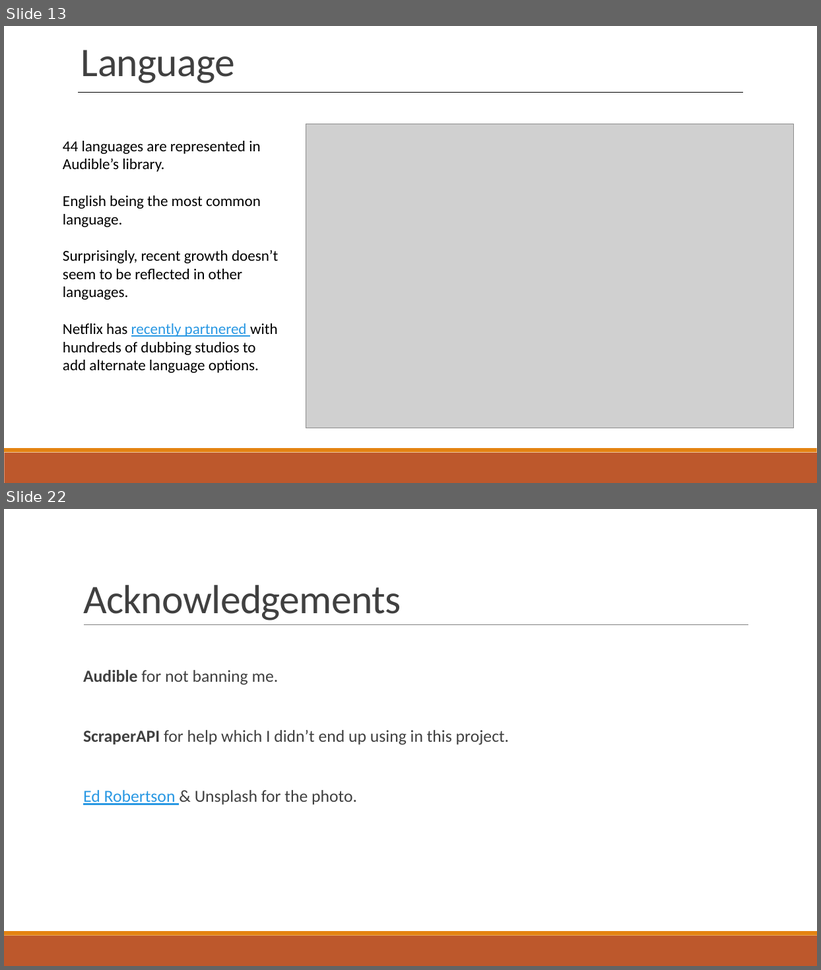
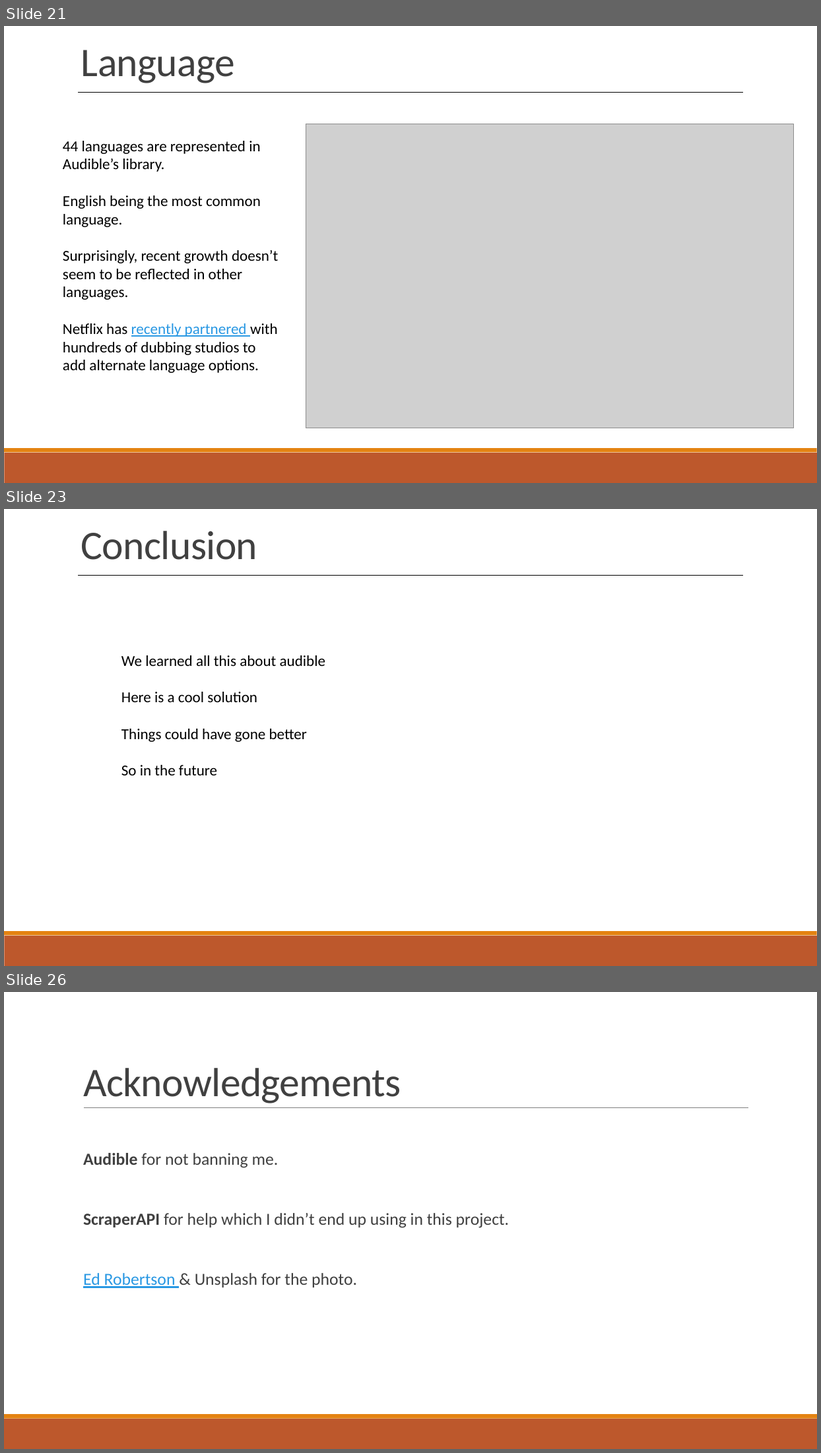
Before and after one commit to jwelch1123/finding_the_tree_in_the_forest, a slide deck: Presentation.pptx. Shown one above the other, each under a label of ours: slides 13 and 22 before the commit, slides 21, 23 and 26 after it; the slides between them are not shown. The pictures are 821x970 and 821x1453 pixels, drawn with LibreOffice and Linux fonts; fonts in the diff are those of the drawing; grey boxes stand for pictures. Boxes give left, top, right and bottom in pixels: in the first picture for what was removed or moved away, otherwise in the second. Text is boxed around its words. In the diff, an @@ line names an element or a change of style, - is before the commit and + after.

```diff
--- a/Presentation.pptx
+++ b/Presentation.pptx
@@ slide 23 added at (4, 509, 817, 966), background #FFFFFF; not listed: 2 template elements that a slide beside it also shows @@
@@ text added at (81, 531, 257, 560), 48 pt, text #404040 @@
+Conclusion
@@ line added from (79, 576) to (743, 576), #000000 0.25 pt @@
@@ text added at (121, 656, 325, 776), 18 pt, text #000000 @@
+We learned all this about audible
+Here is a cool solution
+Things could have gone better
+So in the future
@@ what was slide 13 is now slide 21 @@
@@ what was slide 22 is now slide 26 @@
```
Also in this commit, not shown: 4 slides changed, 15 other slides added, 12 slides removed, 20 other files.
